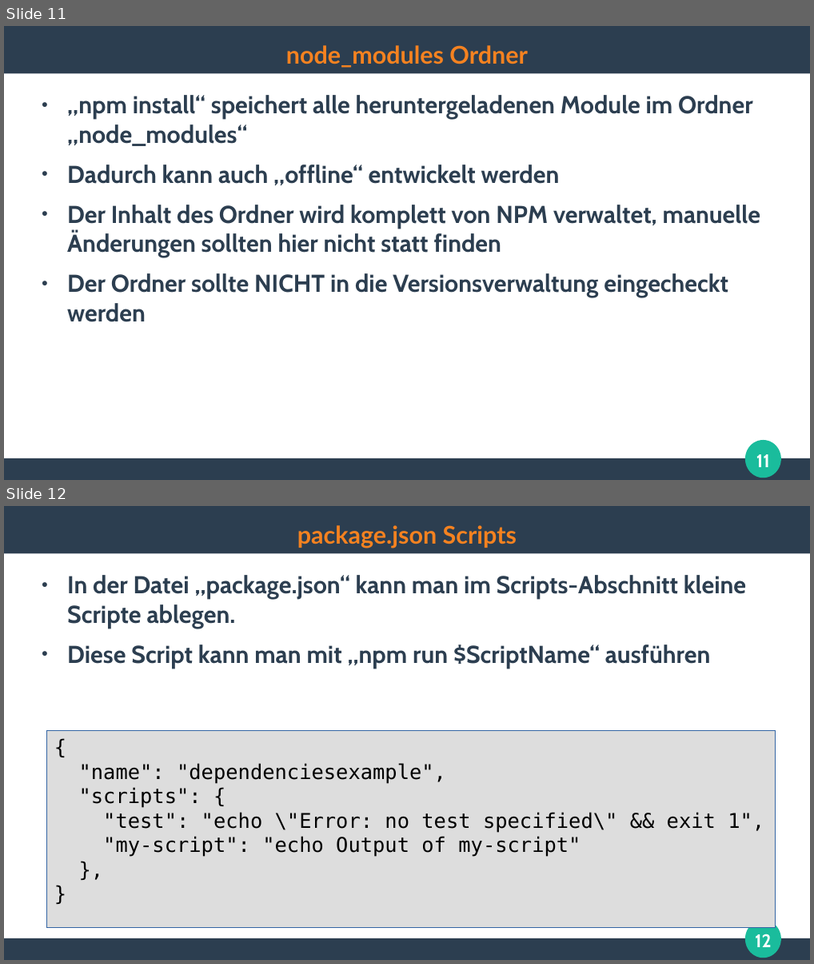
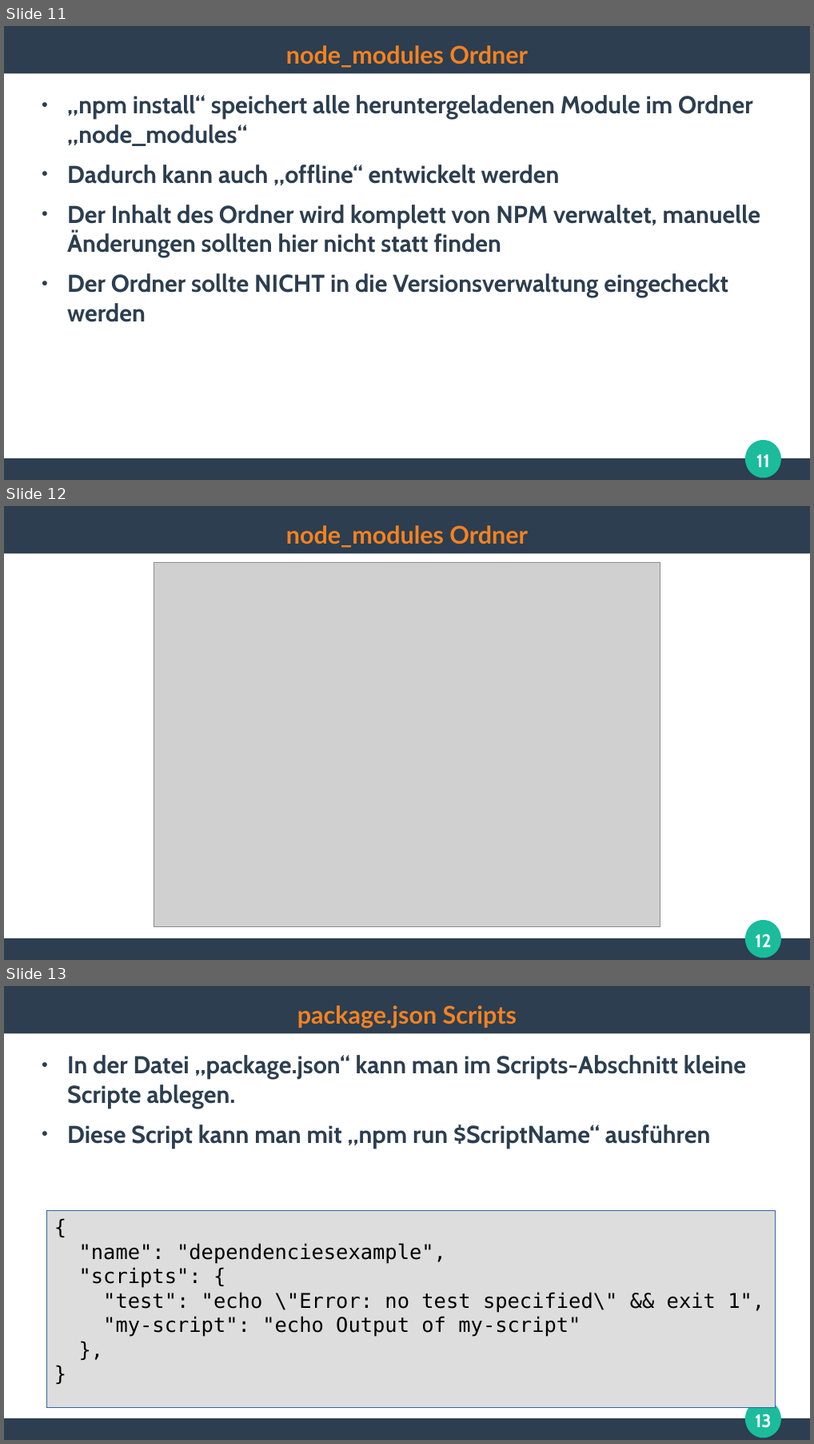
Before and after one commit to ghandmann/HS-AlbSig-WebAnwendungen2, a slide deck: Kapitel/01_Nodejs.odp. Shown one above the other, each under a label of ours: slides 11 and 12 before the commit, slides 11, 12 and 13 after it. The pictures are 814x964 and 814x1444 pixels, drawn with LibreOffice and Linux fonts; fonts in the diff are those of the drawing; grey boxes stand for pictures. Boxes give left, top, right and bottom in pixels: in the first picture for what was removed or moved away, otherwise in the second. Text is boxed around its words. In the diff, an @@ line names an element or a change of style, - is before the commit and + after.

```diff
--- a/Kapitel/01_Nodejs.odp
+++ b/Kapitel/01_Nodejs.odp
@@ slide 12 added at (x1=4, y1=506, x2=810, y2=960), background #FFFFFF; not listed: 3 template elements that a slide beside it also shows @@
@@ title added at (x1=286, y1=525, x2=527, y2=548), 24 pt, text #F58220, bold @@
+node_modules Ordner
@@ picture added at (x1=154, y1=562, x2=660, y2=927) @@
@@ page number added at (x1=755, y1=933, x2=772, y2=947), 18 pt, text #FFFFFF, bold @@
+12
@@ what was slide 12 is now slide 13 @@
@@ page number at (x1=755, y1=1413, x2=772, y2=1428): text changed @@
-12
+13
```
Also in this commit, not shown: 1 slide changed, 1 other file.
